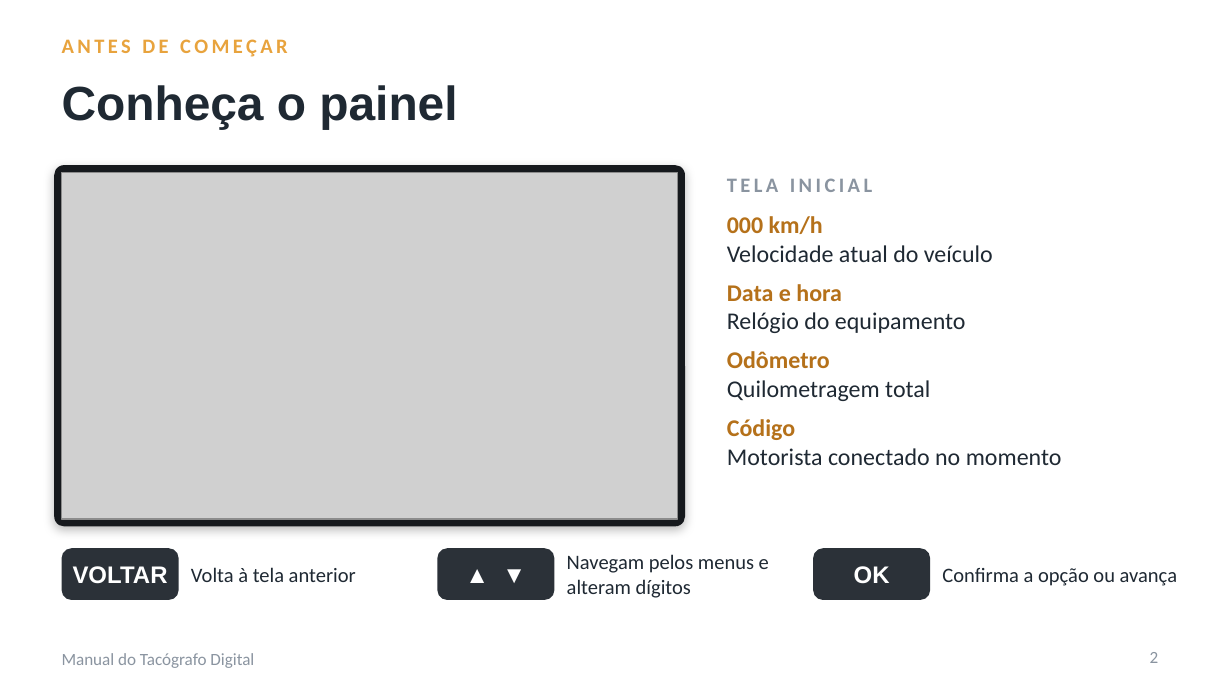
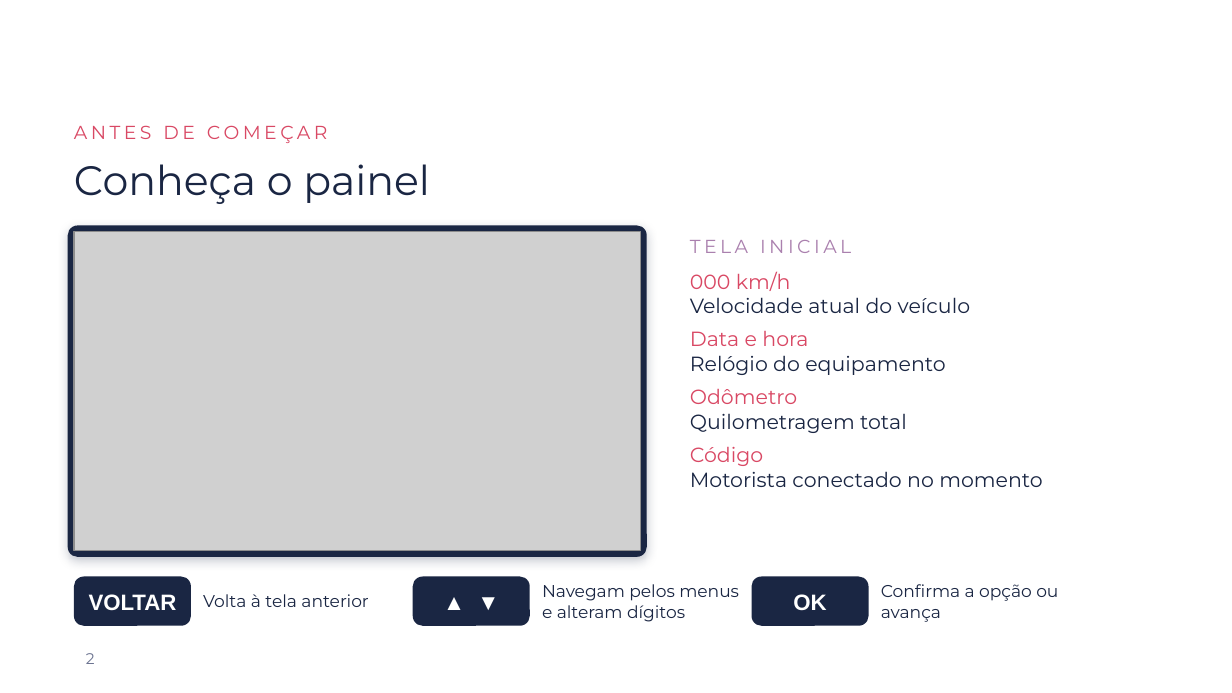
Before and after one commit to kallorvan/Manuais-de-uso, a slide deck: slide 2 of tacografo/Manual_Tacografo_Digital.pptx. Drawn at 1232x693 pixels with LibreOffice and Linux fonts; fonts in the diff are those of the drawing; grey boxes stand for pictures; background and template pictures are left out. Boxes give left, top, right and bottom in pixels: in the first picture for what was removed or moved away, otherwise in the second. Text is boxed around its words. In the diff, an @@ line names an element or a change of style, - is before the commit and + after.

```diff
--- a/tacografo/Manual_Tacografo_Digital.pptx
+++ b/tacografo/Manual_Tacografo_Digital.pptx
@@ text "ANTES DE COMEÇAR": place and size @@
-text "ANTES DE COMEÇAR" at (62, 39, 288, 57)
+text "ANTES DE COMEÇAR" at (74, 125, 328, 143)
@@ text "ANTES DE COMEÇAR" at (74, 125, 328, 143): size 12 to 11 pt, font Calibri to Montserrat, text colour #E8A33D to #D94864, bold off @@
@@ title "Conheça o painel": place and size @@
-title "Conheça o painel" at (62, 85, 457, 129)
+title "Conheça o painel" at (74, 164, 430, 204)
@@ title "Conheça o painel" at (74, 164, 430, 204): size 28 to 24 pt, font Arial to Montserrat, text colour #1F2933 to #1A2643, bold off @@
@@ rounded rectangle: place and size @@
-rounded rectangle at (54, 165, 685, 526)
+rounded rectangle at (68, 225, 647, 557)
@@ rounded rectangle at (68, 225, 647, 557): fill #16191D to #1A2643; shadow changed; proportions changed @@
@@ picture: place and size @@
-picture at (62, 172, 678, 519)
+picture at (74, 232, 641, 551)
@@ text "TELA INICIAL": place and size @@
-text "TELA INICIAL" at (727, 178, 872, 192)
+text "TELA INICIAL" at (690, 240, 851, 253)
@@ text "TELA INICIAL" at (690, 240, 851, 253): size 12 to 11 pt, font Calibri to Montserrat, text colour #8A94A0 to #AA80AE, bold off @@
@@ text "000 km/h": place and size @@
-text "000 km/h" at (727, 216, 1062, 465)
+text "000 km/h" at (690, 271, 1042, 487)
@@ text "000 km/h" at (690, 271, 1042, 487): size 14 to 12 pt, font Calibri to Montserrat; text colour #B5711A to #D94864, bold off in "000 km/h", "Data e hora", "Odômetro", "Código"; text colour #1F2933 to #1A2643 in "Velocidade atual do veículo", "Relógio do equipamento", "Quilometragem total", "Motorista conectado no momento"; less space between paragraphs @@
@@ text "Volta à tela anterior": place and size @@
-text "Volta à tela anterior" at (191, 567, 356, 582)
+text "Volta à tela anterior" at (203, 594, 368, 607)
@@ text "Navegam pelos menus e alteram ...": place and size @@
-text "Navegam pelos menus e alteram ..." at (567, 554, 769, 598)
+text "Navegam pelos menus e alteram ..." at (542, 584, 739, 622)
@@ size 12 to 10 pt, font Calibri to Montserrat, text colour #1F2933 to #1A2643 in 3 elements at (203, 594, 368, 607), (542, 584, 739, 622), (881, 584, 1058, 622) @@
@@ text "Confirma a opção ou avança": place and size @@
-text "Confirma a opção ou avança" at (942, 568, 1177, 586)
+text "Confirma a opção ou avança" at (881, 584, 1058, 622)
@@ text "VOLTAR": place and size @@
-text "VOLTAR" at (73, 566, 168, 584)
+text "VOLTAR" at (89, 594, 177, 611)
@@ rounded rectangle: place and size @@
-rounded rectangle at (62, 548, 179, 600)
+rounded rectangle at (74, 577, 191, 626)
@@ size 14 to 13 pt in 3 elements at (89, 594, 177, 611), (793, 594, 826, 611), (413, 577, 530, 626) @@
@@ text "▲ ▼": place and size @@
-text "▲ ▼" at (437, 548, 554, 600)
+text "▲ ▼" at (413, 577, 530, 626)
@@ rounded rectangle: place and size @@
-rounded rectangle at (437, 548, 554, 600)
+rounded rectangle at (413, 577, 530, 626)
@@ text "OK": place and size @@
-text "OK" at (854, 566, 890, 584)
+text "OK" at (793, 594, 826, 611)
@@ rounded rectangle: place and size @@
-rounded rectangle at (813, 548, 930, 600)
+rounded rectangle at (752, 577, 869, 626)
@@ fill #2B3138 to #1A2643; proportions changed in 3 elements at (74, 577, 191, 626), (413, 577, 530, 626), (752, 577, 869, 626) @@
@@ text removed at (62, 653, 254, 668) @@
-Manual do Tacógrafo Digital
@@ page number: place and size @@
-page number at (1150, 652, 1159, 663)
+page number at (86, 653, 95, 664)
@@ page number at (86, 653, 95, 664): size 10 to 9 pt, font Calibri to Montserrat, text colour #8A94A0 to #6B7390; alignment right to left @@
```
Also in this commit, not shown: 19 other slides changed, 1 slide added, 9 other files.
